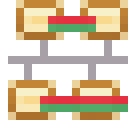
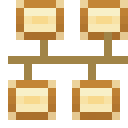
Layer changes from the first 128 x 128 image to the second:
renamed "system" to "Pasted Layer", hid it, painted on it over <box>8,16,128,112</box>
hid "application_95%_opacity" over <box>40,16,128,112</box>
painted on "system_configuration" over <box>8,32,128,80</box>
hid "white_background" over <box>8,16,128,112</box>
